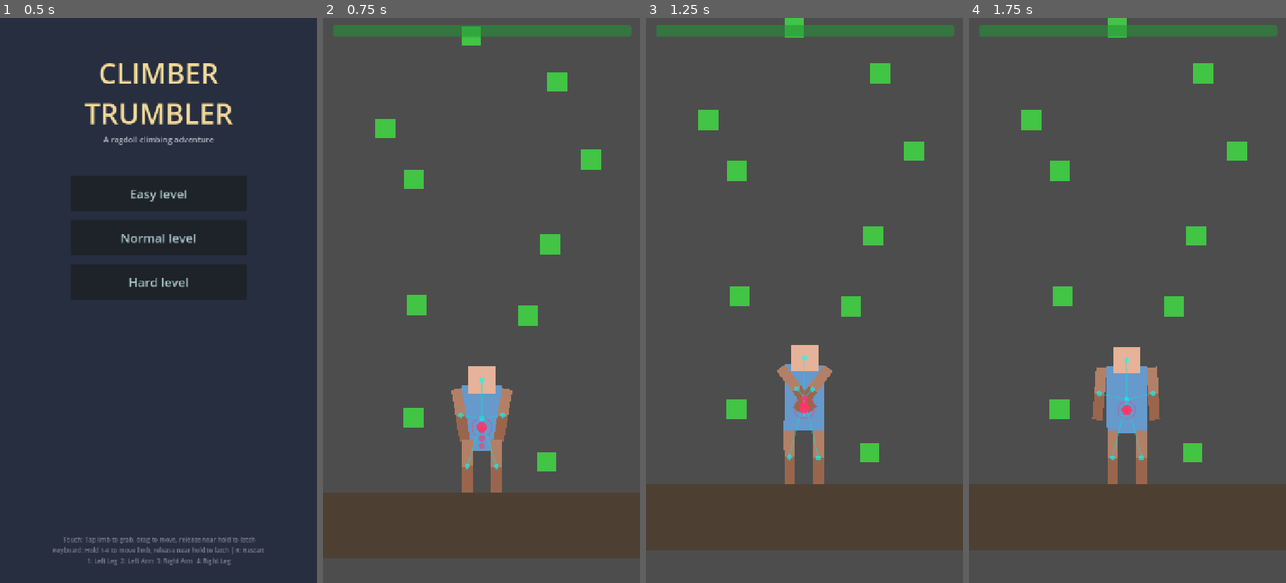
Above: before the commit, frames 1-4 (left to right).
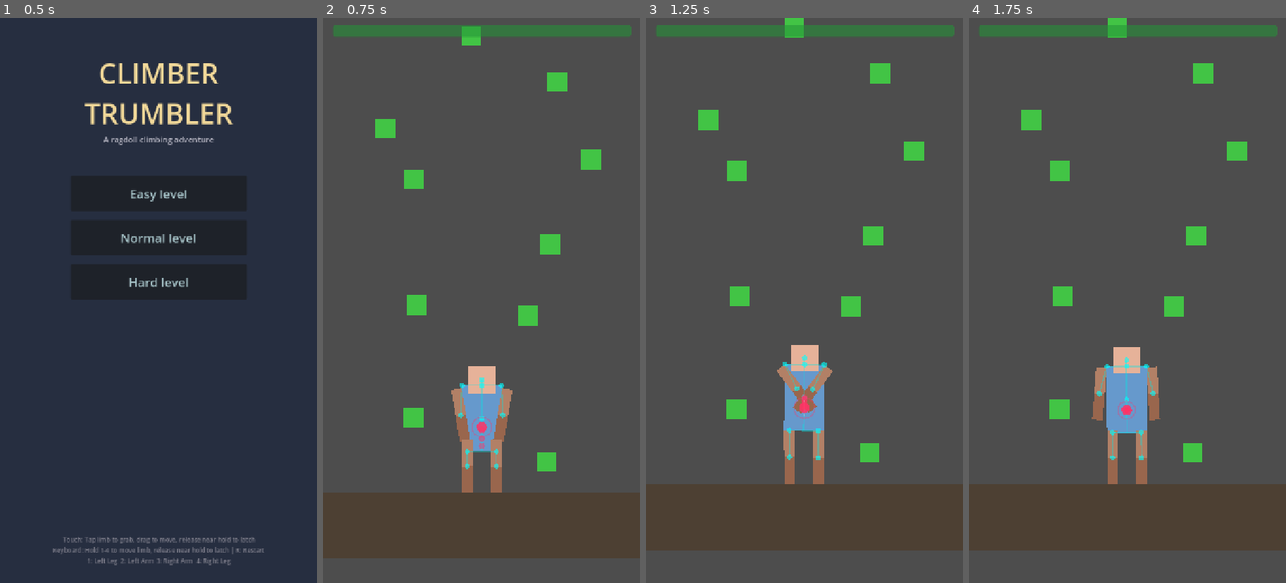
Above: after the commit, the same moments.

Repository: ZagorcicA/climber-trumbler
Game: Godot game, scene res://scenes/ui/StartScreen.tscn
The game is run twice, just before and just after one commit, with the same random seed, the same clock (stepped at 60 frames per second) and the same inputs.
Inputs (mouse positions are in pixels of both pictures, inside the frame that each line leads up to):
- Up to frame 1 (0.5 s): no input
- Up to frame 2 (0.75 s): click "Easy level" at 0.5 s
- Up to frame 3 (1.25 s): no input
- Up to frame 4 (1.75 s): move the mouse to (1197, 272) at 1.27 s; tap E (both_arms_latch) at 1.35 s; click (1197, 272) at 1.42 s

Frame 1 is identical in both runs. In frame 2, 0.2% of the frame differs, in the area x 43-58%, y 64-80%; in frame 3, 0.3%; in frame 4, 0.3%, in the area x 40-59%, y 61-78%.

Commit message:
Replace star-pattern skeleton with anatomical shoulder/hip topology
Lines now route through proper joint points (neck, shoulders, hips)
using torso.to_global() so they rotate with the body.

Co-Authored-By: Claude Opus 4.6 <noreply@anthropic.com>

Diff:
--- a/scripts/player/com_display.gd
+++ b/scripts/player/com_display.gd
@@ -10,6 +10,14 @@
 var trail: Array = []
 var frame_counter: int = 0
 var ring_phase: float = 0.0
+
+
+var torso: RigidBody2D
+var joint_neck: Vector2
+var joint_l_shoulder: Vector2
+var joint_r_shoulder: Vector2
+var joint_l_hip: Vector2
+var joint_r_hip: Vector2
 
 
 func _ready():
@@ -33,6 +41,13 @@
 	for m in masses:
 		total_mass += m
 
+	torso = bodies[0]
+	joint_neck = PhysicsConstants.JOINT_POS_NECK
+	joint_l_shoulder = PhysicsConstants.JOINT_POS_LEFT_ARM
+	joint_r_shoulder = PhysicsConstants.JOINT_POS_RIGHT_ARM
+	joint_l_hip = PhysicsConstants.JOINT_POS_LEFT_LEG
+	joint_r_hip = PhysicsConstants.JOINT_POS_RIGHT_LEG
+
 
 func _physics_process(delta):
 	frame_counter += 1
@@ -53,17 +68,44 @@
 	if bodies.is_empty():
 		return
 
-	var torso_local = to_local(bodies[0].global_position)
+	# Compute joint world positions (rotate with torso)
+	var neck = to_local(torso.to_global(joint_neck))
+	var l_sh = to_local(torso.to_global(joint_l_shoulder))
+	var r_sh = to_local(torso.to_global(joint_r_shoulder))
+	var l_hp = to_local(torso.to_global(joint_l_hip))
+	var r_hp = to_local(torso.to_global(joint_r_hip))
+	var hip_mid = (l_hp + r_hp) * 0.5
 
-	# Skeleton lines: torso → each body part (star topology)
-	for i in range(1, bodies.size()):
-		var body_local = to_local(bodies[i].global_position)
-		draw_line(torso_local, body_local, PhysicsConstants.COM_LINE_COLOR, PhysicsConstants.COM_LINE_WIDTH)
+	# Body part positions
+	var head_pos = to_local(bodies[1].global_position)
+	var l_arm_pos = to_local(bodies[2].global_position)
+	var r_arm_pos = to_local(bodies[3].global_position)
+	var l_leg_pos = to_local(bodies[4].global_position)
+	var r_leg_pos = to_local(bodies[5].global_position)
 
-	# Joint dots at each body position
+	var line_color = PhysicsConstants.COM_LINE_COLOR
+	var line_width = PhysicsConstants.COM_LINE_WIDTH
+
+	# 8 anatomical skeleton segments
+	draw_line(neck, head_pos, line_color, line_width)        # Neck → Head
+	draw_line(l_sh, r_sh, line_color, line_width)            # Shoulder bar
+	draw_line(l_sh, l_arm_pos, line_color, line_width)       # L.shoulder → L.arm
+	draw_line(r_sh, r_arm_pos, line_color, line_width)       # R.shoulder → R.arm
+	draw_line(neck, hip_mid, line_color, line_width)          # Spine
+	draw_line(l_hp, r_hp, line_color, line_width)            # Hip bar
+	draw_line(l_hp, l_leg_pos, line_color, line_width)       # L.hip → L.leg
+	draw_line(r_hp, r_leg_pos, line_color, line_width)       # R.hip → R.leg
+
+	# Joint anchor dots (5 joints)
+	var joint_color = PhysicsConstants.COM_JOINT_COLOR
+	var joint_radius = PhysicsConstants.COM_JOINT_RADIUS
+	for pos in [neck, l_sh, r_sh, l_hp, r_hp]:
+		draw_circle(pos, joint_radius, joint_color)
+
+	# Body part dots (6 body centers)
 	for body in bodies:
 		var pos = to_local(body.global_position)
-		draw_circle(pos, PhysicsConstants.COM_JOINT_RADIUS, PhysicsConstants.COM_JOINT_COLOR)
+		draw_circle(pos, joint_radius, joint_color)
 
 	# Center of mass
 	var com_global = _calculate_com_global()
